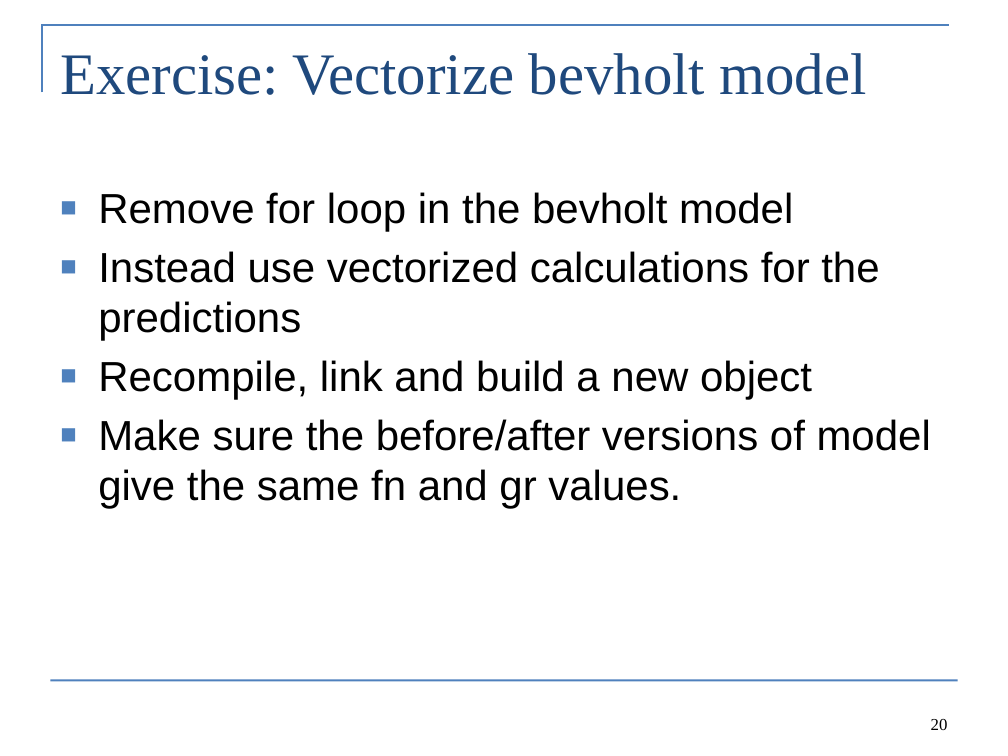
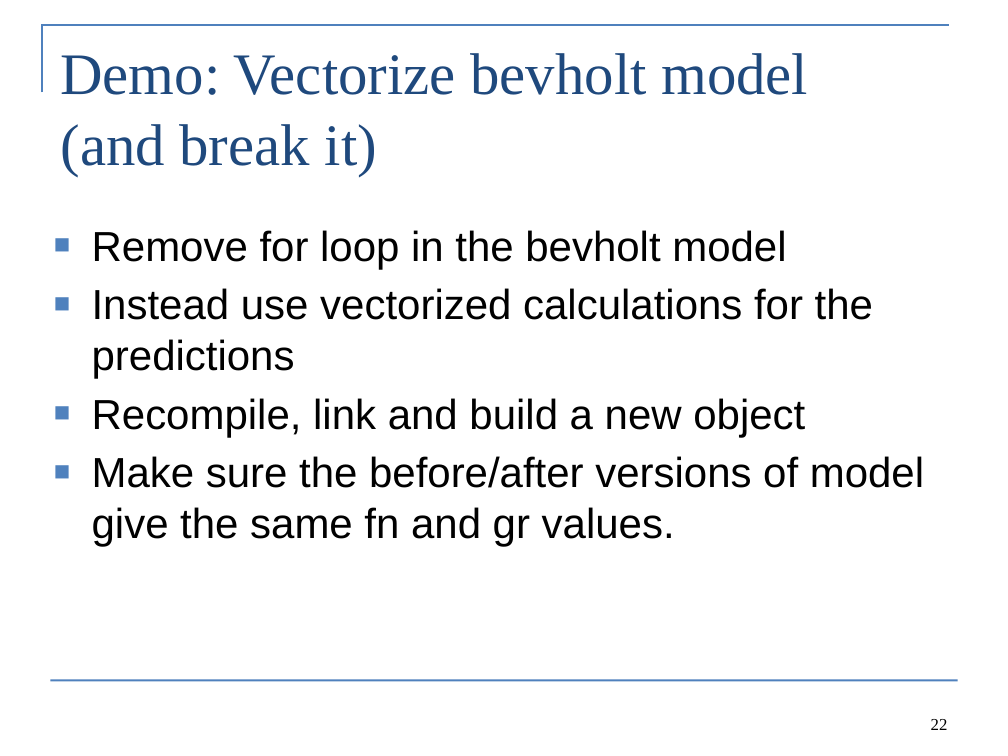
Before and after one commit to Cole-Monnahan-NOAA/tmb_workshop, a slide deck: slide 22 of day2/lecture2_TMB_syntax_eng.pptx (slide 20 before the commit). Drawn at 1008x756 pixels with LibreOffice and Linux fonts; fonts in the diff are those of the drawing. Boxes give left, top, right and bottom in pixels: in the first picture for what was removed or moved away, otherwise in the second. Text is boxed around its words. In the diff, an @@ line names an element or a change of style, - is before the commit and + after.

```diff
--- a/day2/lecture2_TMB_syntax_eng.pptx
+++ b/day2/lecture2_TMB_syntax_eng.pptx
@@ title at box(60, 53, 808, 176): text changed @@
-Exercise: Vectorize bevholt model
+Demo: Vectorize bevholt model
+(and break it)
@@ text "Remove for loop in the ...": place and size @@
-text "Remove for loop in the ..." at box(98, 192, 931, 509)
+text "Remove for loop in the ..." at box(92, 230, 924, 546)
@@ page number at box(931, 719, 948, 730): text changed @@
-20
+22
```
Also in this commit, not shown: 7 other slides changed, 1 slide added, 1 slide removed, 1 other file.
